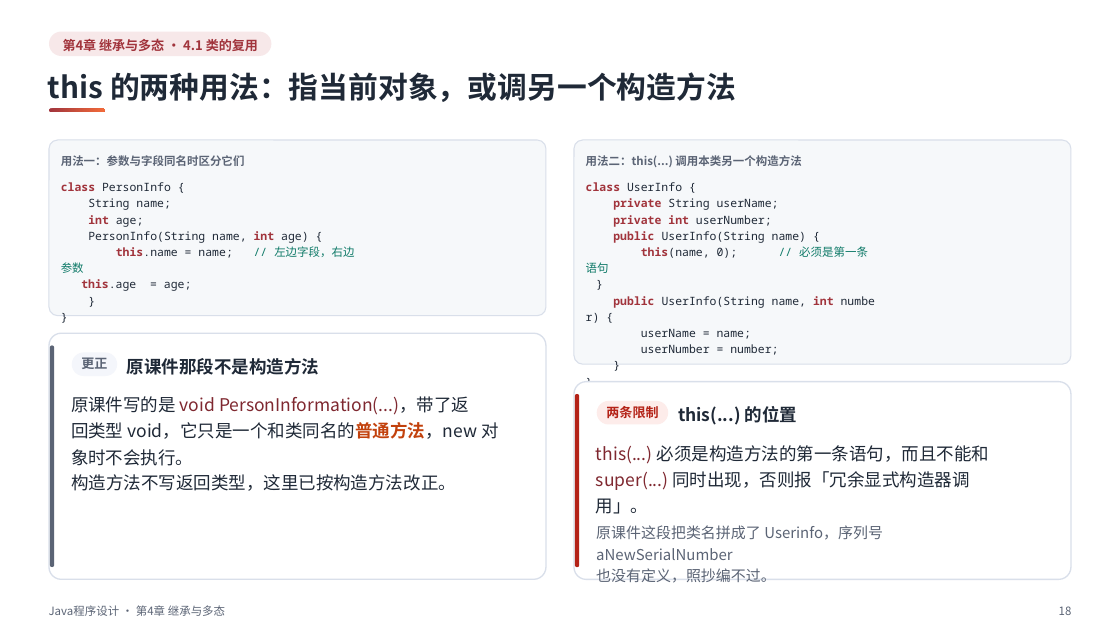
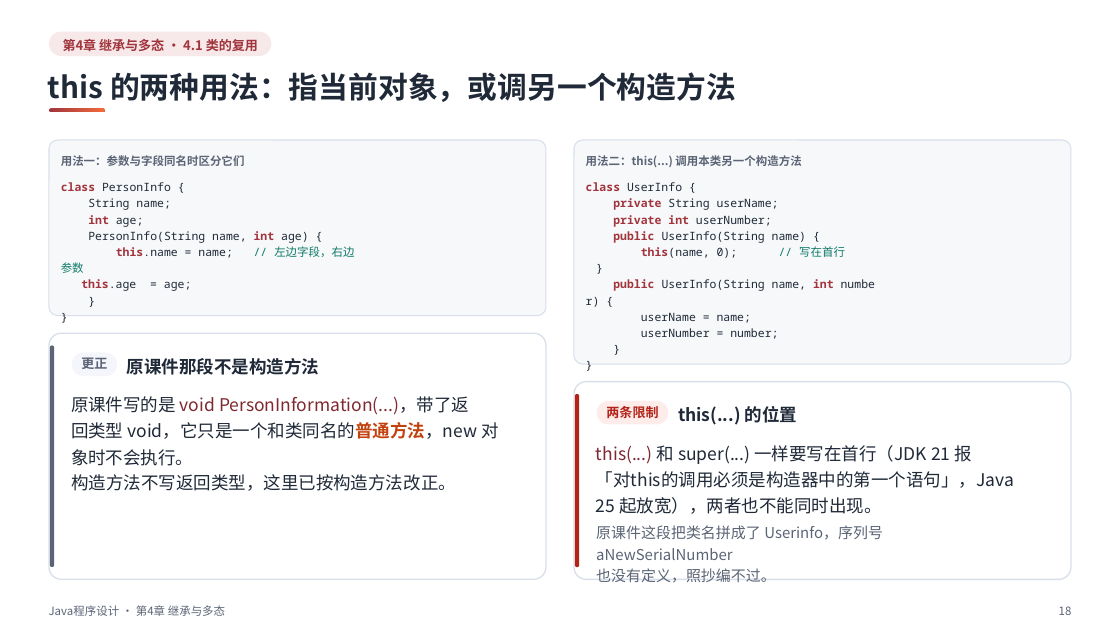
Before and after one commit to sweetcornna/JLU-remake, a slide deck: slide 18 of 大二下/Java程序设计/重制版PPT/第4章 继承与多态（重制版）.pptx. Drawn at 1120x630 pixels with LibreOffice and Linux fonts; fonts in the diff are those of the drawing. Boxes give left, top, right and bottom in pixels: in the first picture for what was removed or moved away, otherwise in the second. Text is boxed around its words. In the diff, an @@ line names an element or a change of style, - is before the commit and + after.

Commit message:
Java程序设计第4章 继承与多态逐页复核
57 页逐页看过，讲义里的代码在 JDK 21 和 25 上编译运行过。按实测改了五处写错的输出和类名，补回原课件漏收的例 4.29（匿名内部类做工厂），更正了不重写 toString 时输出内存地址的说法：@ 后面是 hashCode 的十六进制。第 4、6、41 页补了空白。

```diff
--- a/大二下/Java程序设计/重制版PPT/第4章 继承与多态（重制版）.pptx
+++ b/大二下/Java程序设计/重制版PPT/第4章 继承与多态（重制版）.pptx
@@ text at (x1=586, y1=182, x2=845, y2=339): text changed @@
-class UserInfo {
-private String userName;
-private int userNumber;
-public UserInfo(String name) {
-this(name, 0); // 必须是第一条语句
-}
-public UserInfo(String name, int number) {
-userName = name;
-userNumber = number;
-}
-}
+class UserInfo {
+private String userName;
+private int userNumber;
+public UserInfo(String name) {
+this(name, 0); // 写在首行
+}
+public UserInfo(String name, int number) {
+userName = name;
+userNumber = number;
+}
+}
@@ text at (x1=596, y1=445, x2=1014, y2=514): text changed @@
-this(...) 必须是构造方法的第一条语句，而且不能和
-super(...) 同时出现，否则报「冗余显式构造器调
-用」。
+this(...) 和 super(...) 一样要写在首行（JDK 21 报
+「对this的调用必须是构造器中的第一个语句」，Java
+25 起放宽），两者也不能同时出现。
```
Also in this commit, not shown: 21 other slides changed, 1 slide added.
